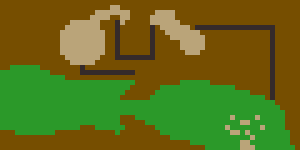
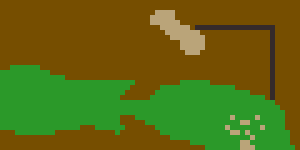
Revision of a layered w=300, h=150 image; what changed, layer by layer:
painted on "Arrière-plan" over (x1=60, y1=5, x2=155, y2=75)
